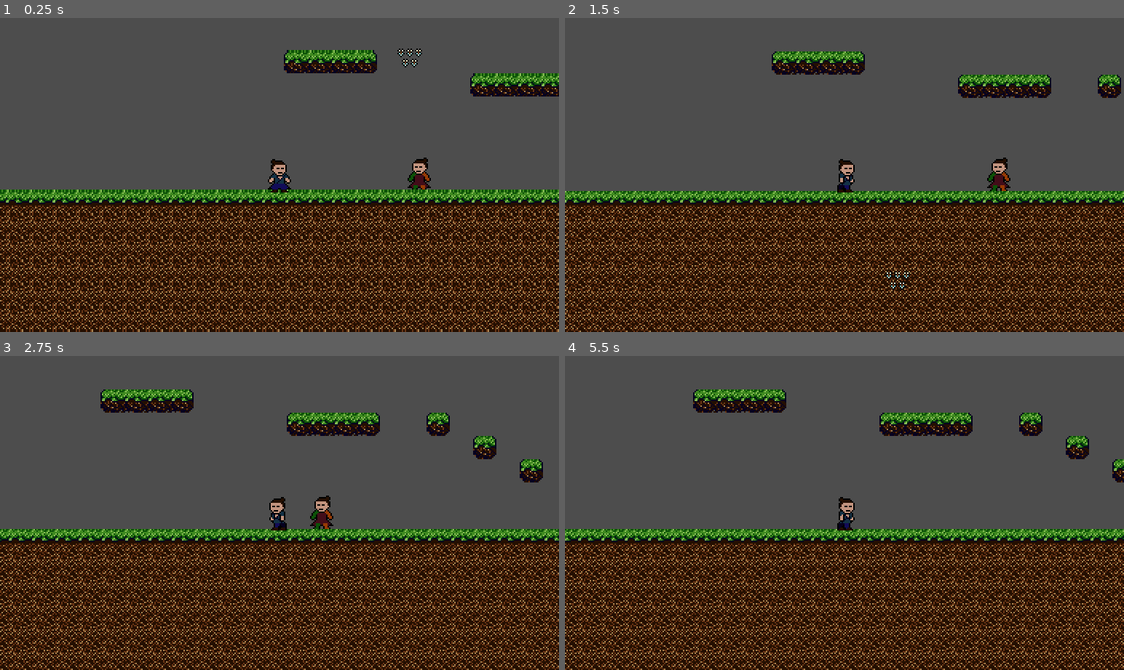
Above: before the commit, frames 1-4 (two rows, left to right).
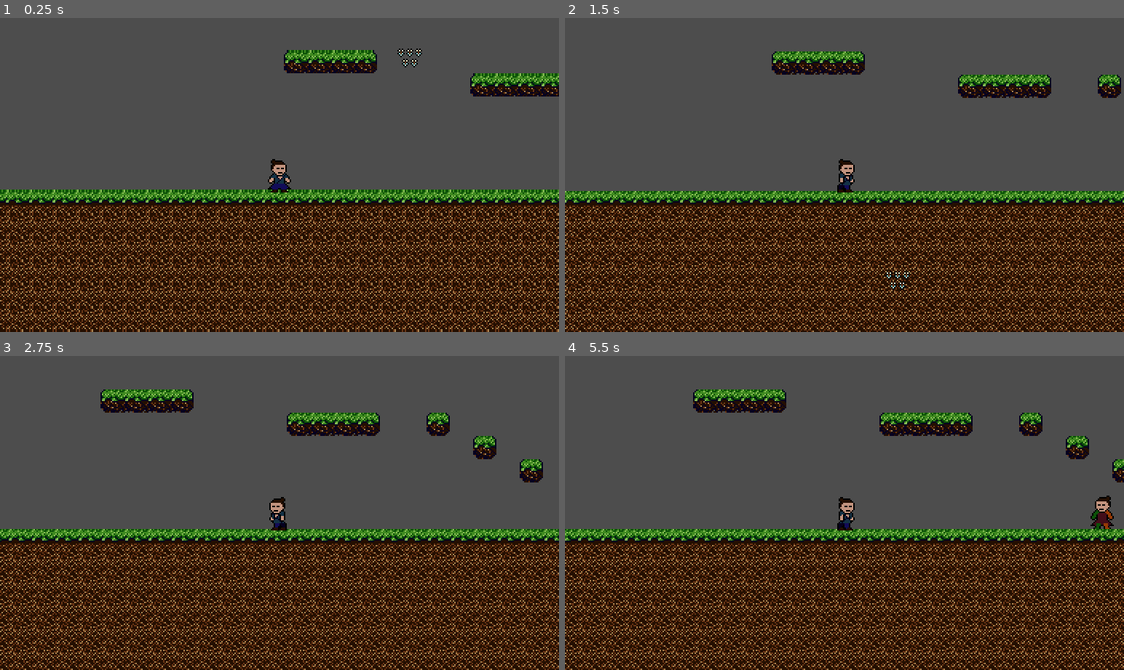
Above: after the commit, the same moments.

Repository: MichalPekalski89012/Katana-edge
Game: Godot game, scene res://game_level.tscn
Two runs of this game, one before a commit and one after it. Both use one fixed random seed, a clock stepped at 60 frames per second and the inputs below.
Inputs:
- Up to frame 1 (0.25 s): no input
- Up to frame 2 (1.5 s): hold Space (attack) 0.53-1.28 s; hold D (right) from 0.53 s (still down); tap W (jump) at 0.77 s; tap Space (attack) at 1.35 s
- Up to frame 3 (2.75 s): tap W (jump) at 1.52 s; release D (right) at 2.03 s; hold A (left) from 2.03 s (still down); hold Space (attack) from 2.03 s (still down)
- Up to frame 4 (5.5 s): release A (left) at 2.78 s; release Space (attack) at 2.78 s; hold D (right) 2.78-4.28 s; tap Space (attack) at 2.85, 4.35 s; tap W (jump) at 3.02, 3.77, 4.52 s; hold Space (attack) 3.53-4.28 s; hold A (left) 4.28-5.03 s; hold D (right) from 5.03 s (still down); hold Space (attack) from 5.03 s (still down)

The runs differ from the first frame. In frame 1, 0.3% of the frame differs, in the area x 72-78%, y 44-55%; in frame 2, 0.3%, in the area x 75-80%, y 44-56%; in frame 3, 0.3%; in frame 4, 0.3%.

Commit message:
patrol state poprawiony teraz mozna pracowac nad dopracowaniem wartosci!

Diff:
--- a/Enemies/enemyVariant/enemy.gd
+++ b/Enemies/enemyVariant/enemy.gd
@@ -4,6 +4,7 @@
 @onready var animation_player = $AnimationPlayer
 @onready var sprite_2d = $Sprite2D
 @onready var switch_side_timer = $SwitchSideTimer
+
 
 @onready var state = PATROL
 
@@ -16,8 +17,7 @@
 
 var player
 var direction := Vector2.ZERO
-
-
+var will_flip = false
 
 
 func _ready():
@@ -31,8 +31,10 @@
 
 
 func patrol_state():
-	velocity.x = move_toward(velocity.x, 50 * direction.x, 10)
-
+	if not will_flip:
+		velocity.x = move_toward(velocity.x, 50, 10)
+	else:
+		velocity.x = move_toward(velocity.x, -50, 10)
 	move_and_slide()
 
 func chase_state():
@@ -58,5 +60,5 @@
 
 
 func _on_switch_side_timer_timeout():
-	direction.x -= direction.x+1
-	print(direction.x)
+	will_flip = !will_flip
+	switch_side_timer.start()
--- a/Enemies/enemyVariant/enemy.tscn
+++ b/Enemies/enemyVariant/enemy.tscn
@@ -103,9 +103,7 @@
 debug_color = Color(0.643137, 0.521569, 0.0470588, 0.419608)
 
 [node name="SwitchSideTimer" type="Timer" parent="."]
-process_callback = 0
-wait_time = 2.0
-one_shot = true
+wait_time = 3.0
 autostart = true
 
 [connection signal="body_entered" from="AttackProximity" to="." method="_on_attack_proximity_body_entered"]
--- a/game_level.tscn
+++ b/game_level.tscn
@@ -246,5 +246,5 @@
 position = Vector2(199, -9)
 
 [node name="EnemyHigh" parent="." instance=ExtResource("5_rnoxq")]
-position = Vector2(194, 100)
+position = Vector2(361, 100)
 collision_mask = 1
